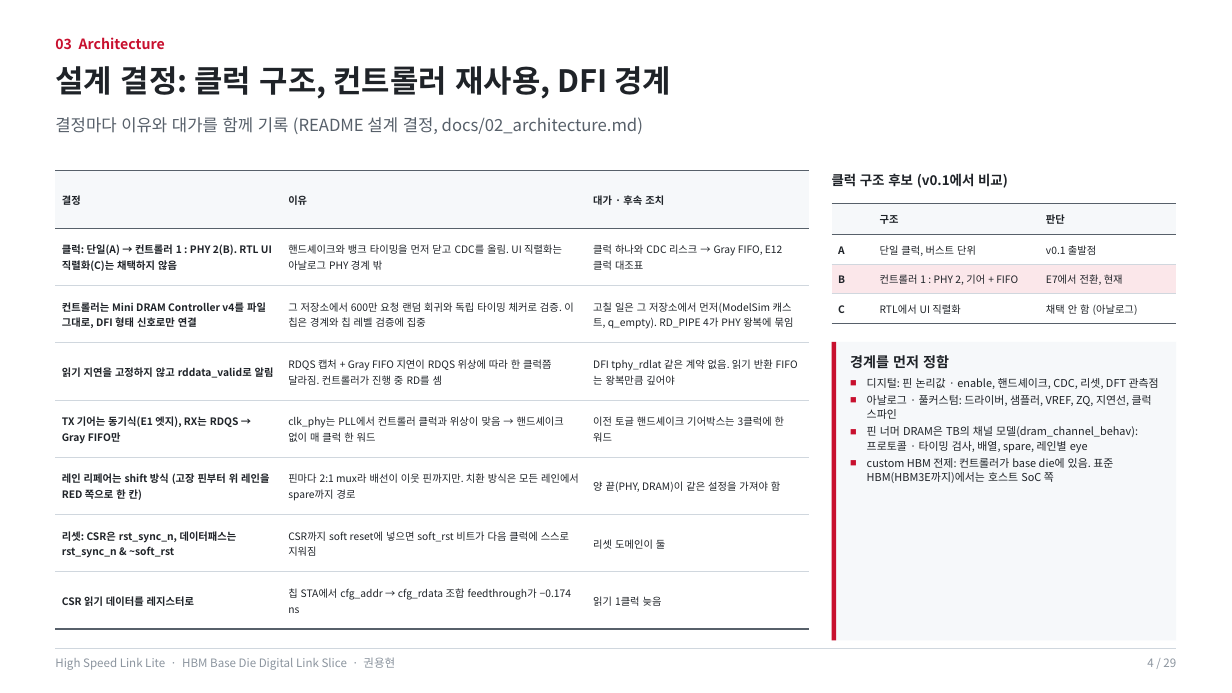
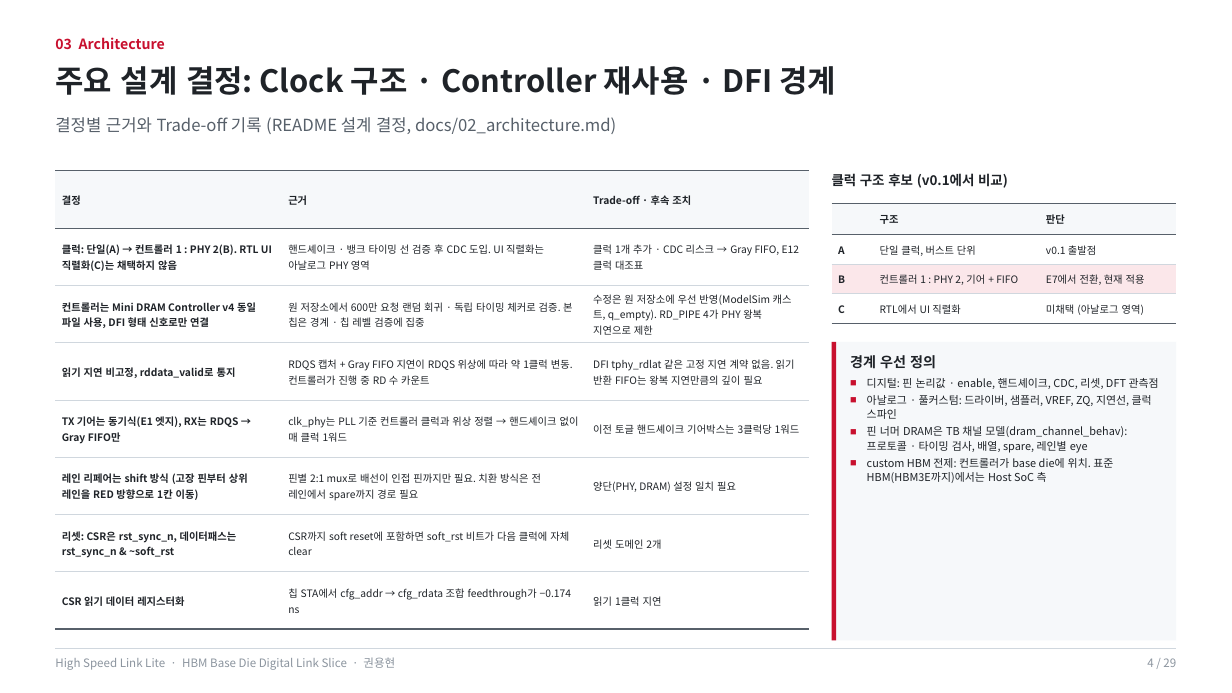
Before and after one commit to yhkwon-git/High_Speed_Link_Lite, a slide deck: slide 4 of portfolio-deck/HighSpeedLinkLite_Portfolio.pptx. Drawn at 1232x693 pixels with LibreOffice and Linux fonts; fonts in the diff are those of the drawing. Boxes give left, top, right and bottom in pixels: in the first picture for what was removed or moved away, otherwise in the second. Text is boxed around its words. In the diff, an @@ line names an element or a change of style, - is before the commit and + after.

```diff
--- a/portfolio-deck/HighSpeedLinkLite_Portfolio.pptx
+++ b/portfolio-deck/HighSpeedLinkLite_Portfolio.pptx
@@ text at box(55, 66, 837, 95): text changed @@
-설계 결정: 클럭 구조, 컨트롤러 재사용, DFI 경계
+주요 설계 결정: Clock 구조 · Controller 재사용 · DFI 경계
@@ text at box(55, 117, 616, 134): text changed @@
-결정마다 이유와 대가를 함께 기록 (README 설계 결정, docs/02_architecture.md)
+결정별 근거와 Trade-off 기록 (README 설계 결정, docs/02_architecture.md)
@@ table at box(55, 171, 809, 629) @@
-row 1, column 2: 이유
+row 1, column 2: 근거
-row 1, column 3: 대가 · 후속 조치
+row 1, column 3: Trade-off · 후속 조치
-row 2, column 2: 핸드셰이크와 뱅크 타이밍을 먼저 닫고 CDC를 올림. UI 직렬화는 아날로그 PHY 경계 밖
+row 2, column 2: 핸드셰이크 · 뱅크 타이밍 선 검증 후 CDC 도입. UI 직렬화는 아날로그 PHY 영역
-row 2, column 3: 클럭 하나와 CDC 리스크 → Gray FIFO, E12 클럭 대조표
+row 2, column 3: 클럭 1개 추가 · CDC 리스크 → Gray FIFO, E12 클럭 대조표
-row 3: 컨트롤러는 Mini DRAM Controller v4를 파일 그대로, DFI 형태 신호로만 연결 | 그 저장소에서 600만 요청 랜덤 회귀와 독립 타이밍 체커로 검증. 이 칩은 경계와 칩 레벨 검증에 집중 | 고칠 일은 그 저장소에서 먼저(ModelSim 캐스트, q_empty). RD_PIPE 4가 PHY 왕복에 묶임
+row 3: 컨트롤러는 Mini DRAM Controller v4 동일 파일 사용, DFI 형태 신호로만 연결 | 원 저장소에서 600만 요청 랜덤 회귀 · 독립 타이밍 체커로 검증. 본 칩은 경계 · 칩 레벨 검증에 집중 | 수정은 원 저장소에 우선 반영(ModelSim 캐스트, q_empty). RD_PIPE 4가 PHY 왕복 지연으로 제한
-row 4: 읽기 지연을 고정하지 않고 rddata_valid로 알림 | RDQS 캡처 + Gray FIFO 지연이 RDQS 위상에 따라 한 클럭쯤 달라짐. 컨트롤러가 진행 중 RD를 셈 | DFI tphy_rdlat 같은 계약 없음. 읽기 반환 FIFO는 왕복만큼 깊어야
+row 4: 읽기 지연 비고정, rddata_valid로 통지 | RDQS 캡처 + Gray FIFO 지연이 RDQS 위상에 따라 약 1클럭 변동. 컨트롤러가 진행 중 RD 수 카운트 | DFI tphy_rdlat 같은 고정 지연 계약 없음. 읽기 반환 FIFO는 왕복 지연만큼의 깊이 필요
-row 5, column 2: clk_phy는 PLL에서 컨트롤러 클럭과 위상이 맞음 → 핸드셰이크 없이 매 클럭 한 워드
+row 5, column 2: clk_phy는 PLL 기준 컨트롤러 클럭과 위상 정렬 → 핸드셰이크 없이 매 클럭 1워드
-row 5, column 3: 이전 토글 핸드셰이크 기어박스는 3클럭에 한 워드
+row 5, column 3: 이전 토글 핸드셰이크 기어박스는 3클럭당 1워드
-row 6: 레인 리페어는 shift 방식 (고장 핀부터 위 레인을 RED 쪽으로 한 칸) | 핀마다 2:1 mux라 배선이 이웃 핀까지만. 치환 방식은 모든 레인에서 spare까지 경로 | 양 끝(PHY, DRAM)이 같은 설정을 가져야 함
+row 6: 레인 리페어는 shift 방식 (고장 핀부터 상위 레인을 RED 방향으로 1칸 이동) | 핀별 2:1 mux로 배선이 인접 핀까지만 필요. 치환 방식은 전 레인에서 spare까지 경로 필요 | 양단(PHY, DRAM) 설정 일치 필요
-row 7, column 2: CSR까지 soft reset에 넣으면 soft_rst 비트가 다음 클럭에 스스로 지워짐
+row 7, column 2: CSR까지 soft reset에 포함하면 soft_rst 비트가 다음 클럭에 자체 clear
-row 7, column 3: 리셋 도메인이 둘
+row 7, column 3: 리셋 도메인 2개
-row 8, column 1: CSR 읽기 데이터를 레지스터로
+row 8, column 1: CSR 읽기 데이터 레지스터화
-row 8, column 3: 읽기 1클럭 늦음
+row 8, column 3: 읽기 1클럭 지연
@@ table at box(832, 203, 1177, 322) @@
-row 3, column 3: E7에서 전환, 현재
+row 3, column 3: E7에서 전환, 현재 적용
-row 4, column 3: 채택 안 함 (아날로그)
+row 4, column 3: 미채택 (아날로그 영역)
@@ text at box(850, 355, 936, 369): text changed @@
-경계를 먼저 정함
+경계 우선 정의
@@ text at box(867, 426, 1127, 483): text changed @@
-■ 핀 너머 DRAM은 TB의 채널 모델(dram_channel_behav): 프로토콜 · 타이밍 검사, 배열, spare, 레인별 eye
-■ custom HBM 전제: 컨트롤러가 base die에 있음. 표준 HBM(HBM3E까지)에서는 호스트 SoC 쪽
+■ 핀 너머 DRAM은 TB 채널 모델(dram_channel_behav): 프로토콜 · 타이밍 검사, 배열, spare, 레인별 eye
+■ custom HBM 전제: 컨트롤러가 base die에 위치. 표준 HBM(HBM3E까지)에서는 Host SoC 측
```
Also in this commit, not shown: 26 other slides changed, 1 other file.
